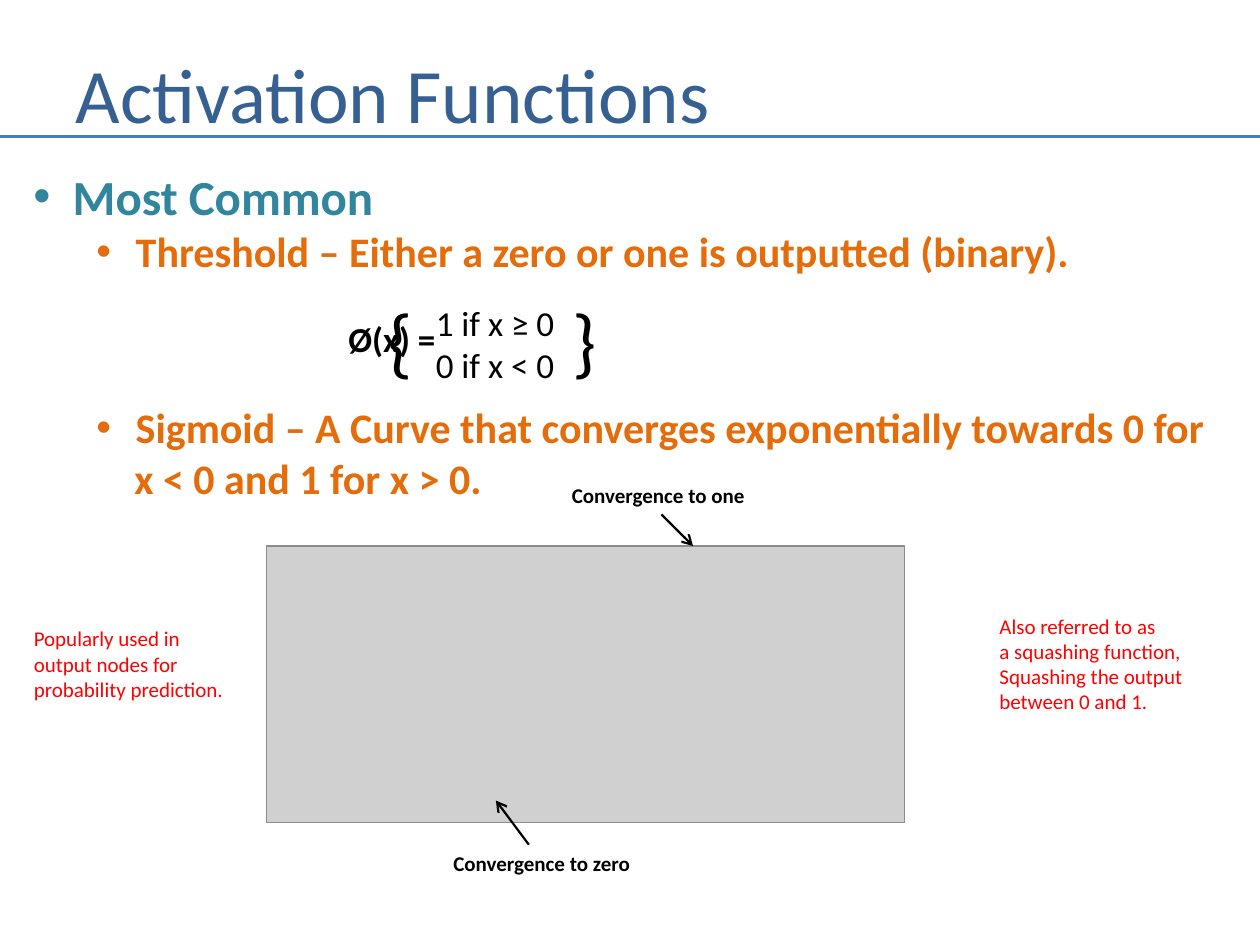
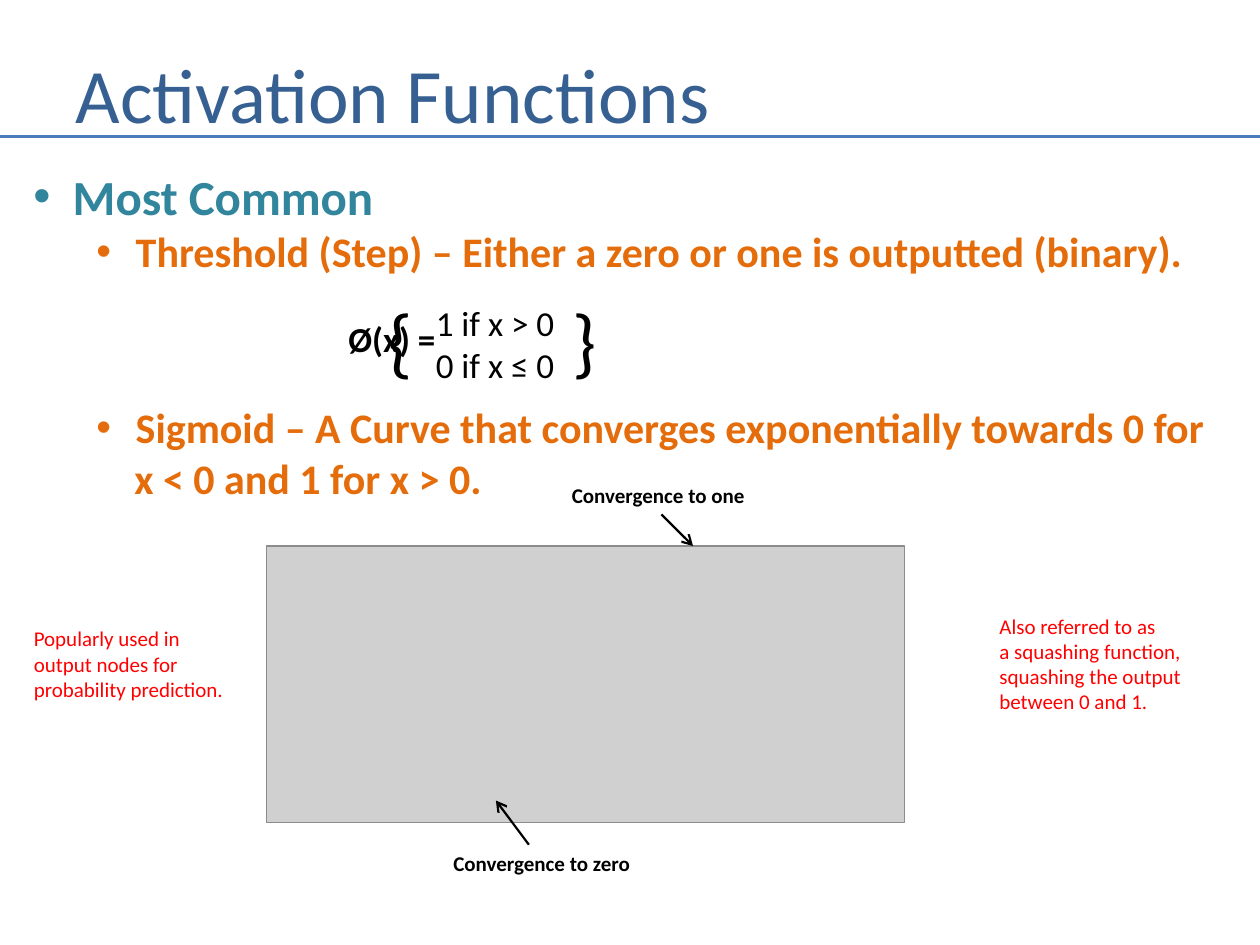
Before and after one commit to andrewferlitsch/Portland-Data-Science-Group, a slide deck: slide 6 of Presentations/ML Neural Networks.pptx. Drawn at 1260x945 pixels with LibreOffice and Linux fonts; fonts in the diff are those of the drawing; grey boxes stand for pictures. Boxes give left, top, right and bottom in pixels: in the first picture for what was removed or moved away, otherwise in the second. Text is boxed around its words. In the diff, an @@ line names an element or a change of style, - is before the commit and + after.

```diff
--- a/Presentations/ML Neural Networks.pptx
+++ b/Presentations/ML Neural Networks.pptx
@@ text at box(136, 236, 1182, 274): text changed @@
-  • Threshold – Either a zero or one is outputted (binary).
+  • Threshold (Step) – Either a zero or one is outputted (binary).
@@ text at box(436, 312, 554, 379): text changed @@
-1 if x ≥ 0
-0 if x < 0
+1 if x > 0
+0 if x ≤ 0
@@ text at box(999, 669, 1180, 709): text changed @@
-Squashing the output
-between 0 and 1.
+squashing the output
+between 0 and 1.
```
Also in this commit, not shown: 4 other slides changed, 1 other file.
